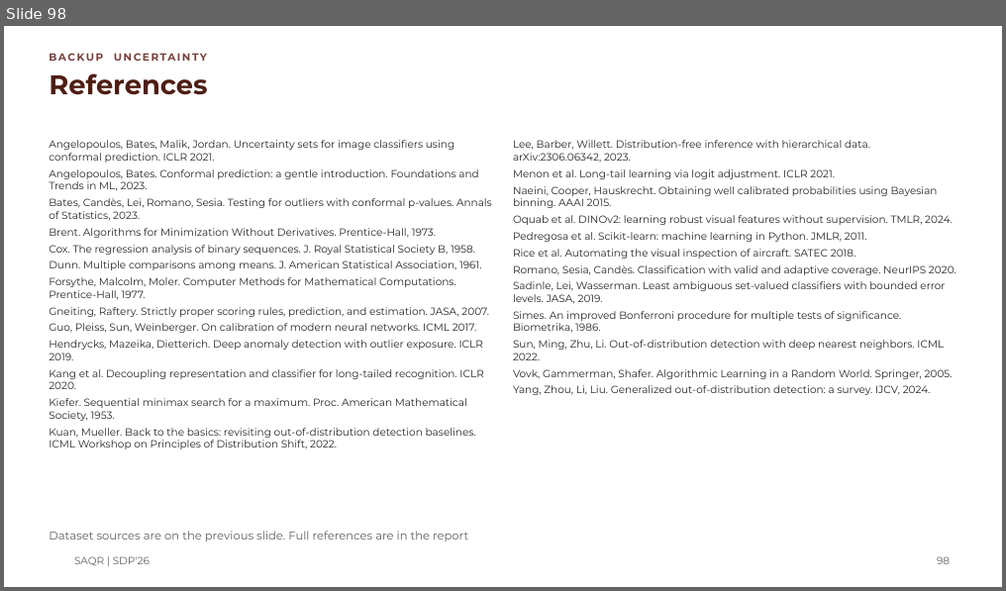
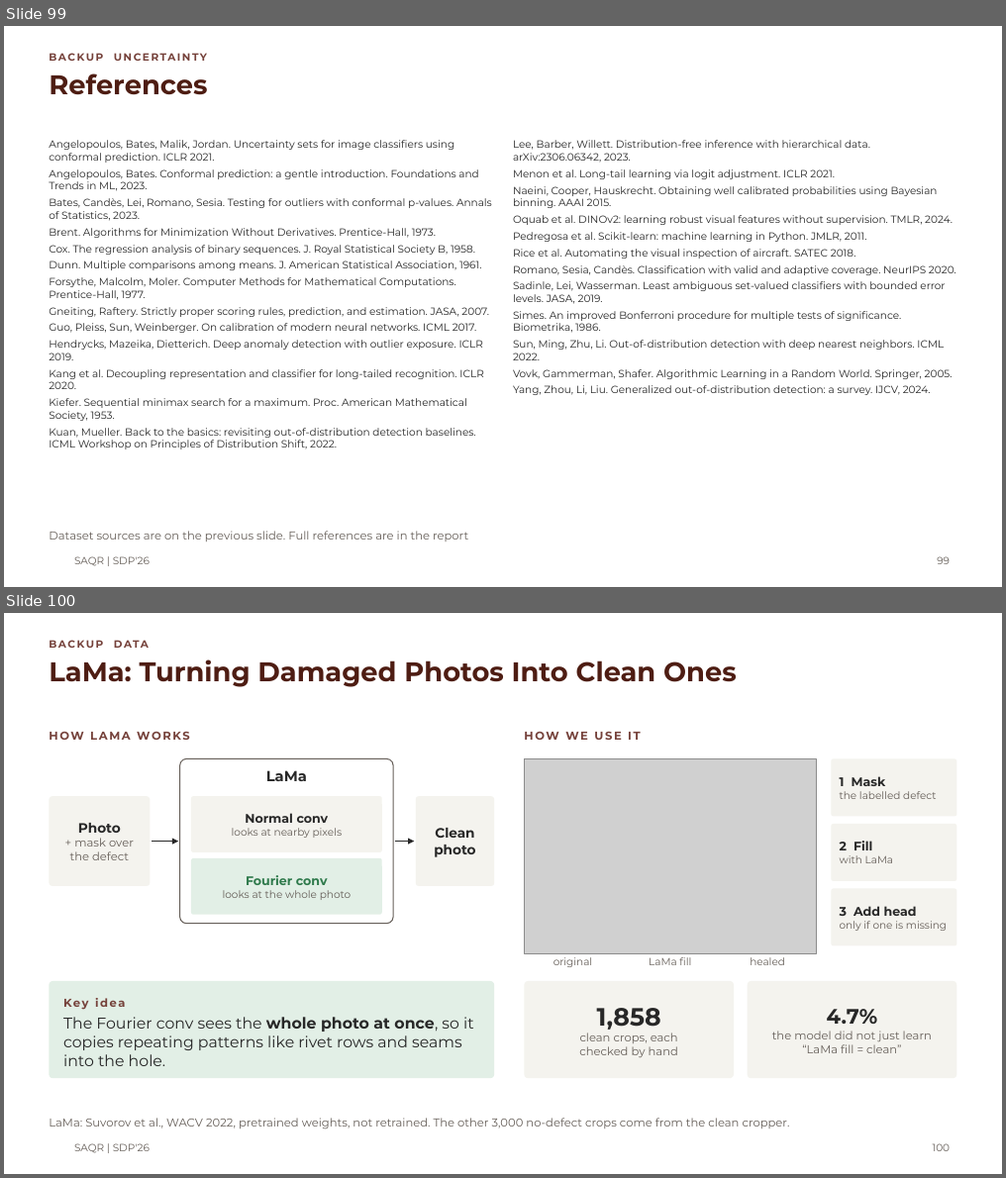
Before and after one commit to MASAR-AUS/SAQR, a slide deck: SAQR CMP490 Presentation.pptx. Shown one above the other, each under a label of ours: slide 98 before the commit, slides 99 and 100 after it. The pictures are 1006x591 and 1006x1178 pixels, drawn with LibreOffice and Linux fonts; fonts in the diff are those of the drawing; grey boxes stand for pictures; background and template pictures are left out. Boxes give left, top, right and bottom in pixels: in the first picture for what was removed or moved away, otherwise in the second. Text is boxed around its words. In the diff, an @@ line names an element or a change of style, - is before the commit and + after.

```diff
--- a/SAQR CMP490 Presentation.pptx
+++ b/SAQR CMP490 Presentation.pptx
@@ slide 100 added at [4,613,1002,1174], background #FFFFFF; not listed: 1 template element that a slide beside it also shows @@
@@ text added at [49,640,149,648], 10 pt, text #75413A, bold @@
+BACKUP DATA
@@ title added at [49,660,737,687], 26 pt, text #4E1D13, bold @@
+LaMa: Turning Damaged Photos Into Clean Ones
@@ text added at [49,732,190,740], 11 pt, text #75413A, bold @@
+HOW LAMA WORKS
@@ rounded rectangle added at [180,759,393,924], outline #665F59 1 pt, 14 pt, text #272727, bold @@
+LaMa
@@ text added at [524,732,640,740], 11 pt, text #75413A, bold @@
+HOW WE USE IT
@@ picture added at [525,759,816,954] @@
@@ rounded rectangle added at [832,759,957,817], fill #F4F3EE, 10 pt, text #665F59 @@
+1 Mask
+the labelled defect
@@ rounded rectangle added at [49,796,150,886], fill #F4F3EE, 11 pt, text #665F59 @@
+Photo
++ mask over
+the defect
@@ rounded rectangle added at [191,796,382,853], fill #F4F3EE, 10 pt, text #665F59 @@
+Normal conv
+looks at nearby pixels
@@ rounded rectangle added at [416,796,494,886], fill #F4F3EE, 13 pt, text #272727, bold @@
+Clean
+photo
@@ arrow added from (152, 842) to (178, 842), #272727 1 pt @@
@@ arrow added from (395, 842) to (414, 842), #272727 1 pt @@
@@ rounded rectangle added at [832,824,957,881], fill #F4F3EE, 10 pt, text #665F59 @@
+2 Fill
+with LaMa
@@ rounded rectangle added at [191,859,382,915], fill #E2EFE6, 10 pt, text #665F59 @@
+Fourier conv
+looks at the whole photo
@@ rounded rectangle added at [832,888,957,947], fill #F4F3EE, 10 pt, text #665F59 @@
+3 Add head
+only if one is missing
@@ text added at [553,958,593,967], 10 pt, text #665F59 @@
+original
@@ text added at [648,958,691,965], 10 pt, text #665F59 @@
+LaMa fill
@@ text added at [749,958,785,965], 10 pt, text #665F59 @@
+healed
@@ rounded rectangle added at [49,981,494,1078], fill #E2EFE6, 15 pt, text #272727 @@
+Key idea
+The Fourier conv sees the whole photo at once, so it copies repeating patterns like rivet rows and seams into the hole.
@@ rounded rectangle added at [525,981,734,1078], fill #F4F3EE, 11 pt, text #665F59 @@
+1,858
+clean crops, each
+checked by hand
@@ rounded rectangle added at [747,981,957,1078], fill #F4F3EE, 11 pt, text #665F59 @@
+4.7%
+the model did not just learn
+“LaMa fill = clean”
@@ text added at [49,1118,790,1130], 11 pt, text #665F59 @@
+LaMa: Suvorov et al., WACV 2022, pretrained weights, not retrained. The other 3,000 no-defect crops come from the clean cropper.
@@ page number added at [933,1144,950,1152], 10 pt, text #665F59 @@
+100
@@ what was slide 98 is now slide 99 @@
```
Also in this commit, not shown: 12 slides changed, 3 other slides added, 2 slides removed.
